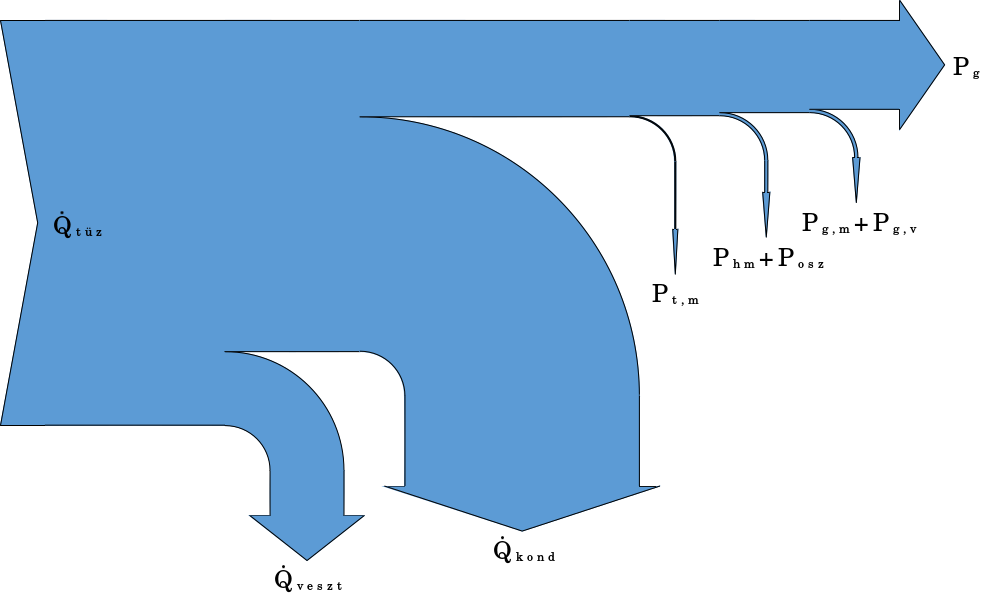
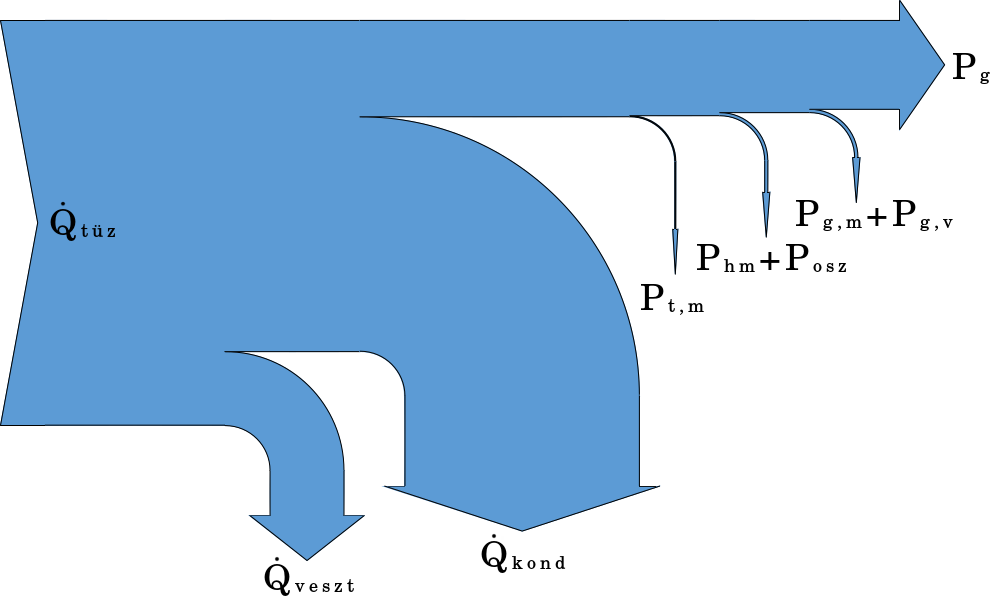
Layer changes from the first 999 x 607 image to the second:
painted on "Qtüz" over [50, 209, 115, 241]
painted on "Qveszt" over [264, 564, 354, 596]
painted on "Qkond" over [481, 541, 566, 573]
painted on "Pg" over [953, 53, 990, 84]
painted on "Pt,m" over [641, 284, 704, 315]
painted on "Pg,m+Pg,v" over [796, 200, 953, 235]
painted on "Phm+Posz" over [697, 244, 846, 272]
painted on "sankey.pdf copy" over [60, 201, 504, 569]
